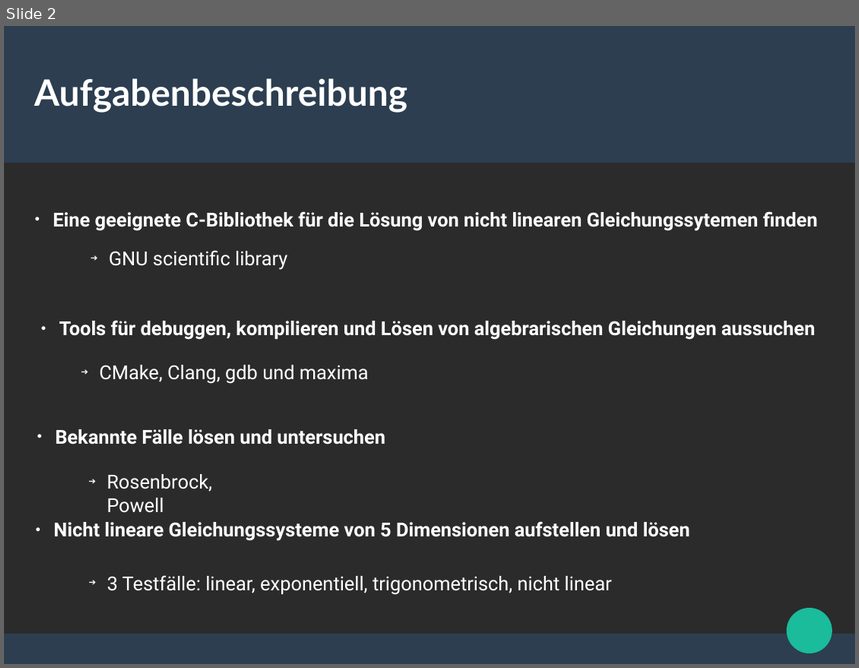
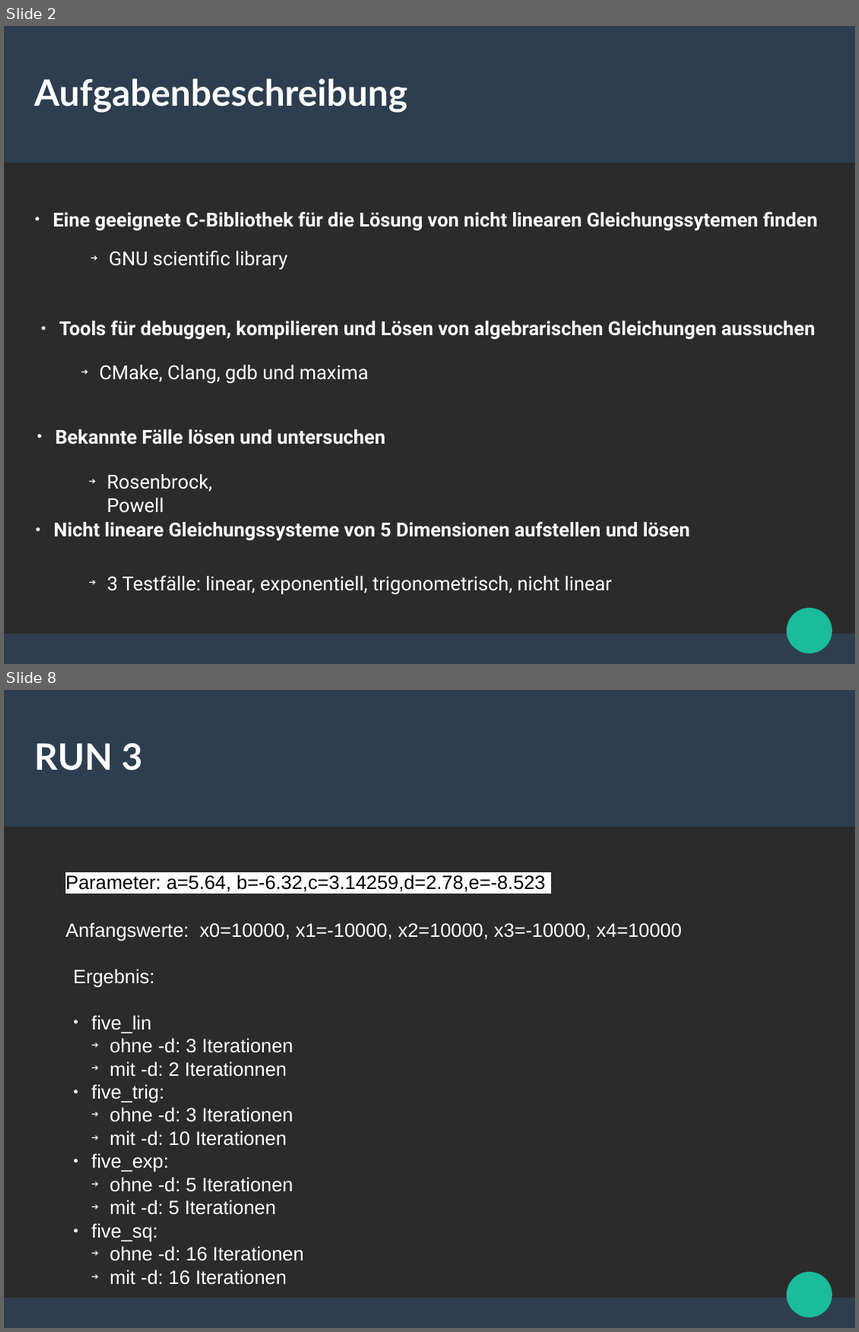
Before and after one commit to braineniac/multidim_root_find, a slide deck: pres/presentation.odp. Shown one above the other, each under a label of ours: slide 2 before the commit, slides 2 and 8 after it; the slides between them are not shown. The pictures are 859x668 and 859x1332 pixels, drawn with LibreOffice and Linux fonts; fonts in the diff are those of the drawing; background and template pictures are left out; a plain dark background stands for a picture behind light text. Boxes give left, top, right and bottom in pixels: in the first picture for what was removed or moved away, otherwise in the second. Text is boxed around its words. In the diff, an @@ line names an element or a change of style, - is before the commit and + after.

```diff
--- a/pres/presentation.odp
+++ b/pres/presentation.odp
@@ slide 8 added at [4, 690, 855, 1328], background picture (left out); not listed: 3 template elements that a slide beside it also shows @@
@@ title added at [34, 743, 143, 771], 33.9 pt, text #FFFFFF, bold @@
+RUN 3
@@ text added at [66, 875, 545, 892], 18 pt, text #000000 @@
+Parameter: a=5.64, b=-6.32,c=10000.0,d=2.78,e=-8.523
@@ text added at [237, 875, 545, 892], 18 pt, text #000000 @@
+Parameter: a=5.64, b=-6.32,c=3.14259,d=2.78,e=-8.523
@@ text added at [66, 923, 682, 941], 18 pt, text #FFFFFF @@
+Anfangswerte: x0=10000, x1=-10000, x2=10000, x3=-10000, x4=10000
@@ text added at [73, 969, 304, 1262], 18 pt, text #FFFFFF @@
+Ergebnis:
+● five_lin
+  ➔ ohne -d: 3 Iterationen
+  ➔ mit -d: 2 Iterationnen
+● five_trig:
+  ➔ ohne -d: 3 Iterationen
+  ➔ mit -d: 10 Iterationen
+● five_exp:
+  ➔ ohne -d: 5 Iterationen
+  ➔ mit -d: 5 Iterationen
+● five_sq:
+  ➔ ohne -d: 16 Iterationen
+  ➔ mit -d: 16 Iterationen
```
Also in this commit, not shown: 1 slide changed, 5 other slides added.
